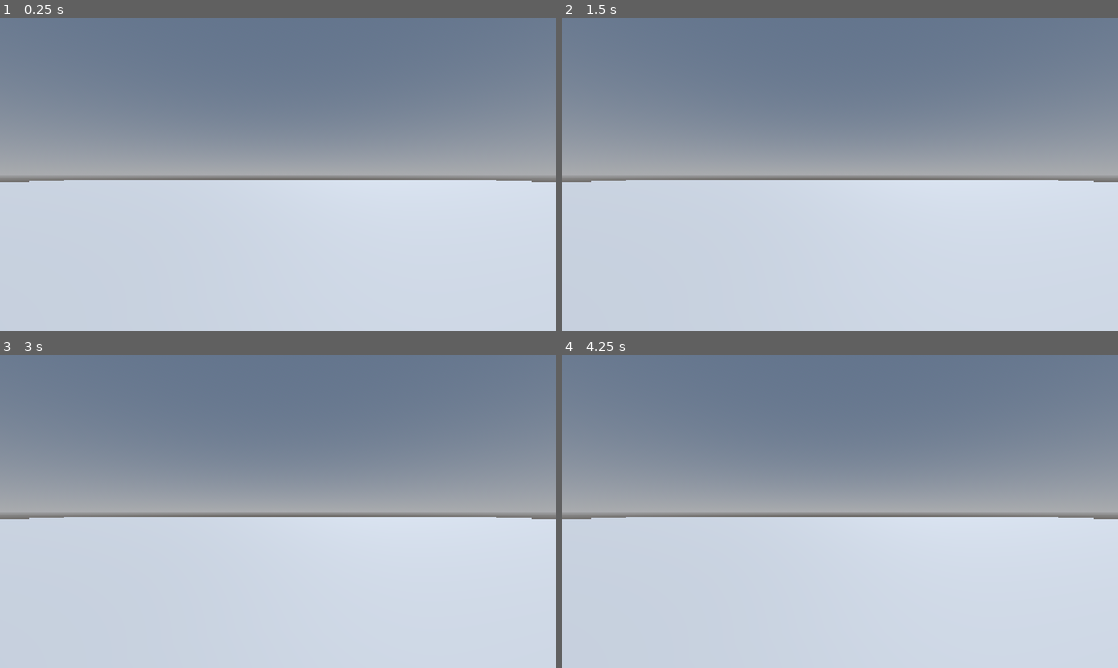
Above: before the commit, frames 1-4 (two rows, left to right).
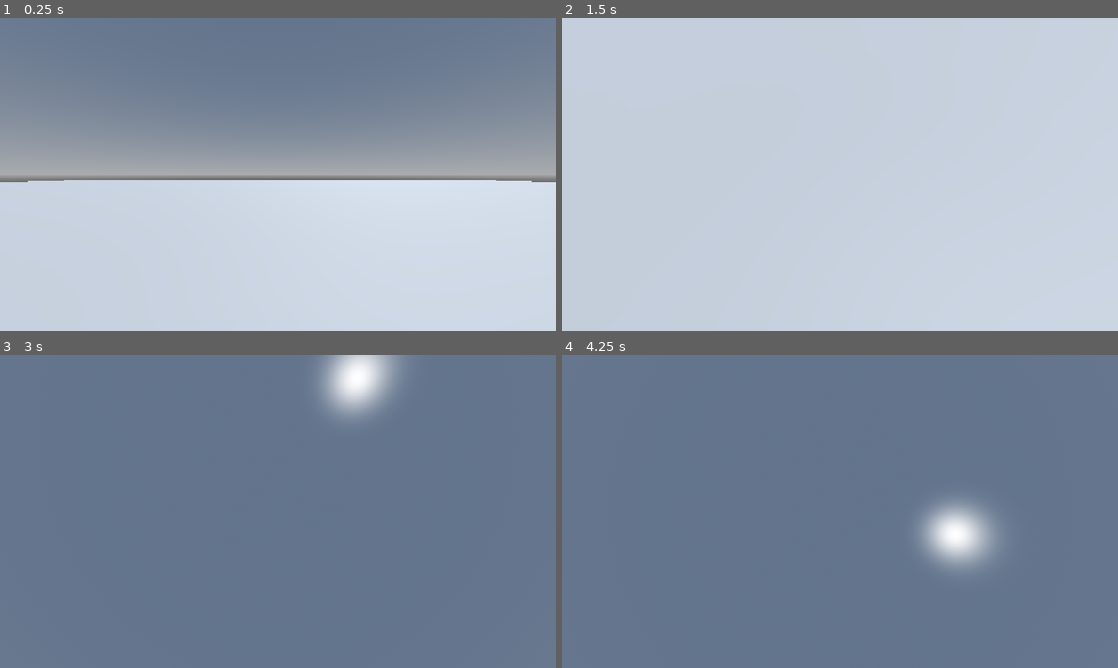
Above: after the commit, the same moments.

Repository: RuffledPlume/WildJam97
Game: Godot game, scene res://levels/lvl_sandbox.tscn
Two runs of this game, one before a commit and one after it. Both use one fixed random seed, a clock stepped at 60 frames per second and the inputs below. The project has no main scene, so this scene is started directly.
Inputs (mouse positions are in pixels of both pictures, inside the frame that each line leads up to):
- Up to frame 1 (0.25 s): no input
- Up to frame 2 (1.5 s): tap Enter at 0.5 s; move the mouse to (962, 158) at 0.52 s; hold D (main_player_move_right, bound only after the commit) 0.53-1.28 s; tap Space at 1.25 s; move the mouse to (728, 190) at 1.27 s; hold S (main_player_move_back, bound only after the commit) from 1.28 s (still down)
- Up to frame 3 (3 s): tap Enter at 2 s; move the mouse to (333, 442) at 2.02 s; release S (main_player_move_back, bound only after the commit) at 2.03 s; hold D (main_player_move_right, bound only after the commit) 2.03-2.78 s; tap Space at 2.75 s; move the mouse to (250, 574) at 2.77 s; hold W (main_player_move_forward, bound only after the commit) from 2.78 s (still down)
- Up to frame 4 (4.25 s): tap Enter at 3.5 s; move the mouse to (1006, 558) at 3.52 s; release W (main_player_move_forward, bound only after the commit) at 3.53 s; hold A (main_player_move_left, bound only after the commit) from 3.53 s (still down); tap Escape (ui_cancel) at 4.15 s

The runs differ from the first frame. In frame 1, less than 0.1% of the frame differs, in the area x 5-6%, y 52-53%; in frame 2, 52%; in frame 3, 71%, in the area x 0-100%, y 0-100%; in frame 4, 69%.

Commit message:
Basic Player Movement

Diff:
--- a/project/prefabs/pf_main_player.tscn
+++ b/project/prefabs/pf_main_player.tscn
@@ -4,8 +4,9 @@
 
 [sub_resource type="CapsuleShape3D" id="CapsuleShape3D_rltbh"]
 
-[node name="CharacterBody3D" type="CharacterBody3D" unique_id=835210181]
+[node name="CharacterBody3D" type="CharacterBody3D" unique_id=835210181 node_paths=PackedStringArray("camera")]
 script = ExtResource("1_gu7ql")
+camera = NodePath("Camera3D")
 
 [node name="Camera3D" type="Camera3D" parent="." unique_id=1259420550]
 transform = Transform3D(1, 0, 0, 0, 1, 0, 0, 0, 1, 0, 1.5979123, 0)
--- a/project/project.godot
+++ b/project/project.godot
@@ -23,6 +23,29 @@
 
 project/assembly_name="WildJam97"
 
+[input]
+
+main_player_move_forward={
+"deadzone": 0.2,
+"events": [Object(InputEventKey,"resource_local_to_scene":false,"resource_name":"","device":-1,"window_id":0,"alt_pressed":false,"shift_pressed":false,"ctrl_pressed":false,"meta_pressed":false,"pressed":false,"keycode":0,"physical_keycode":87,"key_label":0,"unicode":119,"location":0,"echo":false,"script":null)
+]
+}
+main_player_move_back={
+"deadzone": 0.2,
+"events": [Object(InputEventKey,"resource_local_to_scene":false,"resource_name":"","device":-1,"window_id":0,"alt_pressed":false,"shift_pressed":false,"ctrl_pressed":false,"meta_pressed":false,"pressed":false,"keycode":0,"physical_keycode":83,"key_label":0,"unicode":115,"location":0,"echo":false,"script":null)
+]
+}
+main_player_move_left={
+"deadzone": 0.2,
+"events": [Object(InputEventKey,"resource_local_to_scene":false,"resource_name":"","device":-1,"window_id":0,"alt_pressed":false,"shift_pressed":false,"ctrl_pressed":false,"meta_pressed":false,"pressed":false,"keycode":0,"physical_keycode":65,"key_label":0,"unicode":97,"location":0,"echo":false,"script":null)
+]
+}
+main_player_move_right={
+"deadzone": 0.2,
+"events": [Object(InputEventKey,"resource_local_to_scene":false,"resource_name":"","device":-1,"window_id":0,"alt_pressed":false,"shift_pressed":false,"ctrl_pressed":false,"meta_pressed":false,"pressed":false,"keycode":0,"physical_keycode":68,"key_label":0,"unicode":100,"location":0,"echo":false,"script":null)
+]
+}
+
 [physics]
 
 3d/physics_engine="Jolt Physics"
--- a/project/scripts/main_player.gd
+++ b/project/scripts/main_player.gd
@@ -1,9 +1,43 @@
 class_name MainPlayer extends CharacterBody3D
+
+# TODO: Mouse Sense should live in a Game Settings so we can have it easily configureable
+@export var mouse_sense := 2.0
+@export var base_speed := 5.0
+@export var run_mod : = 2.0
 
 @export var camera: Camera3D
 
+var mouse_delta : Vector2
+var move_delta : Vector2
+var current_pitch : float
+
+func _ready() -> void:
+	Input.set_mouse_mode(Input.MOUSE_MODE_CAPTURED) # TODO: Implement proper mouse capture tracking, Maybe in the GameManager?
+
 func _process(delta: float) -> void:
-	pass
+	_handle_camera_rotation(delta)
 
 func _physics_process(delta: float) -> void:
-	pass
+	if is_on_floor():
+		var input_dir = Input.get_vector("main_player_move_left", "main_player_move_right", "main_player_move_forward", "main_player_move_back")
+		input_dir = (transform.basis * Vector3(input_dir.x, 0, input_dir.y)).normalized()
+
+		velocity.x = input_dir.x * base_speed
+		velocity.z = input_dir.z * base_speed
+
+	velocity += get_gravity() * delta
+	move_and_slide()
+
+func _handle_camera_rotation(delta: float) -> void:
+	mouse_delta *= delta
+	rotate_y(mouse_delta.x)
+	camera.rotate_x(mouse_delta.y)
+	camera.rotation_degrees.x = clampf(camera.rotation_degrees.x, -90.0, 90.0)
+
+func _input(event: InputEvent) -> void:
+	if event is InputEventMouseMotion:
+		if Input.mouse_mode == Input.MOUSE_MODE_CAPTURED:
+			mouse_delta = -event.relative * mouse_sense
+
+	if Input.is_action_just_pressed("ui_cancel"):
+		Input.mouse_mode = Input.MOUSE_MODE_VISIBLE
